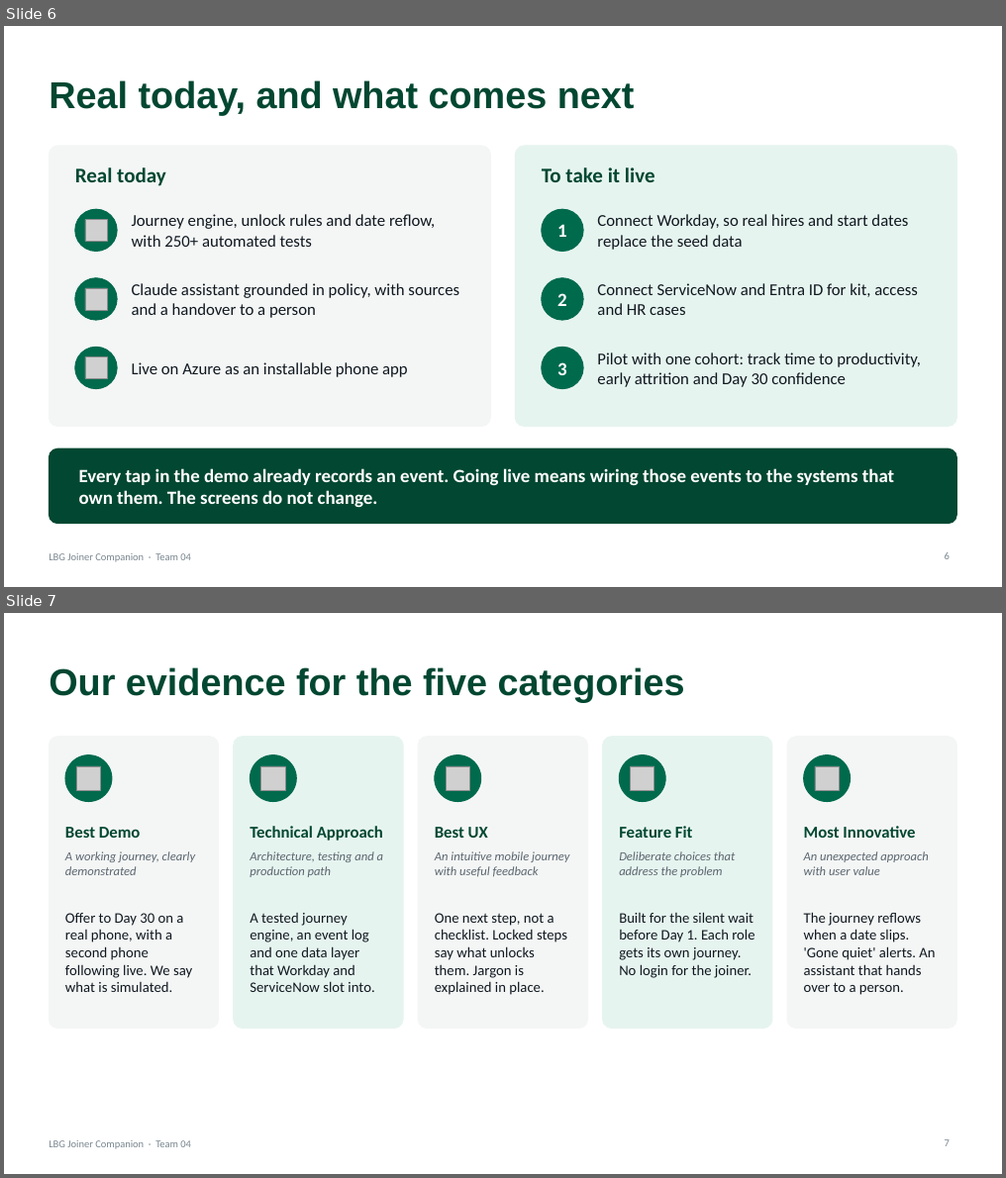
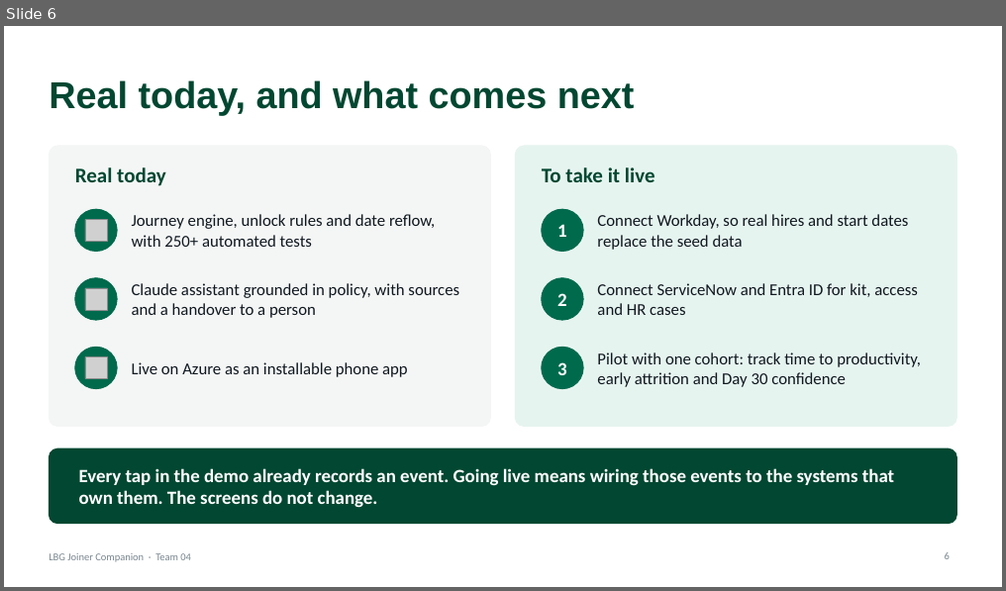
Before and after one commit to KG-droid/GitPushPray, a slide deck: docs/joiner-companion-demo.pptx. Shown one above the other, each under a label of ours: slides 6 and 7 before the commit, slide 6 after it. The pictures are 1006x1178 and 1006x591 pixels, drawn with LibreOffice and Linux fonts; fonts in the diff are those of the drawing; grey boxes stand for pictures. Boxes give left, top, right and bottom in pixels: in the first picture for what was removed or moved away, otherwise in the second. Text is boxed around its words. In the diff, an @@ line names an element or a change of style, - is before the commit and + after.

```diff
--- a/docs/joiner-companion-demo.pptx
+++ b/docs/joiner-companion-demo.pptx
@@ slide 7 removed at [4,613,1002,1174], background #FFFFFF; not listed: 1 template element that a slide beside it also shows @@
@@ title removed at [49,667,685,702] @@
-Our evidence for the five categories
@@ rounded rectangle removed at [49,737,219,1029] @@
@@ ellipse removed at [65,756,112,802] @@
@@ rounded rectangle removed at [234,737,404,1029] @@
@@ ellipse removed at [251,756,297,802] @@
@@ rounded rectangle removed at [418,737,588,1029] @@
@@ ellipse removed at [435,756,481,802] @@
@@ rounded rectangle removed at [603,737,773,1029] @@
@@ ellipse removed at [620,756,665,802] @@
@@ rounded rectangle removed at [787,737,957,1029] @@
@@ ellipse removed at [804,756,849,802] @@
@@ picture removed at [76,766,101,790] @@
@@ picture removed at [260,766,285,790] @@
@@ picture removed at [446,766,469,790] @@
@@ picture removed at [631,766,654,790] @@
@@ picture removed at [815,766,839,790] @@
@@ text removed at [65,827,141,838] @@
-Best Demo
@@ text removed at [250,826,383,841] @@
-Technical Approach
@@ text removed at [435,827,488,838] @@
-Best UX
@@ text removed at [619,826,693,838] @@
-Feature Fit
@@ text removed at [804,826,915,838] @@
-Most Innovative
@@ text removed at [65,852,195,875] @@
-A working journey, clearly demonstrated
@@ text removed at [250,852,383,877] @@
-Architecture, testing and a production path
@@ text removed at [435,852,569,877] @@
-An intuitive mobile journey with useful feedback
@@ text removed at [619,852,735,877] @@
-Deliberate choices that address the problem
@@ text removed at [804,852,928,875] @@
-An unexpected approach with user value
@@ text removed at [65,913,192,992] @@
-Offer to Day 30 on a real phone, with a second phone following live. We say what is simulated.
@@ text removed at [250,913,374,992] @@
-A tested journey engine, an event log and one data layer that Workday and ServiceNow slot into.
@@ text removed at [435,913,567,995] @@
-One next step, not a checklist. Locked steps say what unlocks them. Jargon is explained in place.
@@ text removed at [619,912,754,978] @@
-Built for the silent wait before Day 1. Each role gets its own journey. No login for the joiner.
@@ text removed at [804,912,935,995] @@
-The journey reflows when a date slips. 'Gone quiet' alerts. An assistant that hands over to a person.
@@ page number removed at [944,1140,949,1147] @@
-7
```
Also in this commit, not shown: 2 slides changed, 1 slide added.
